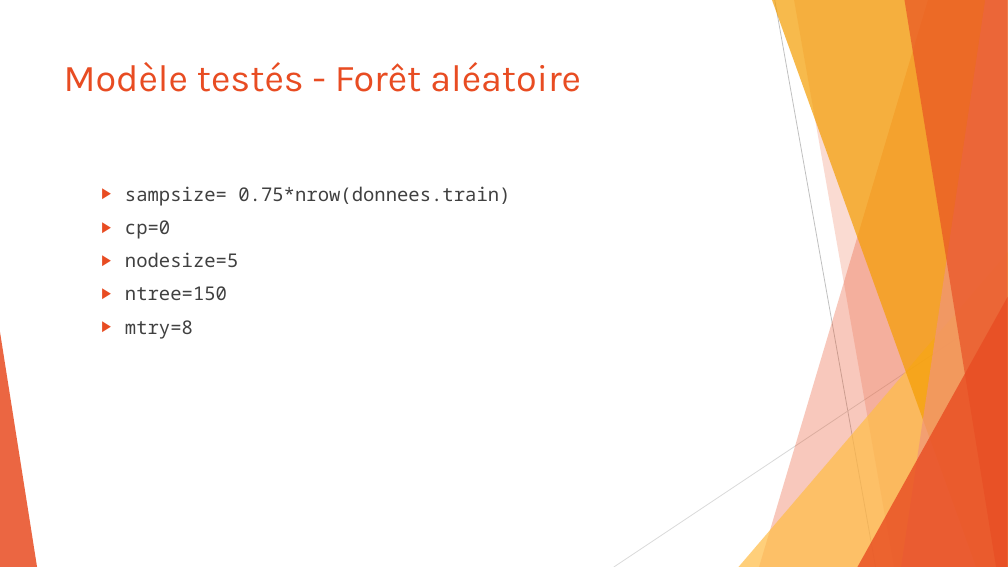
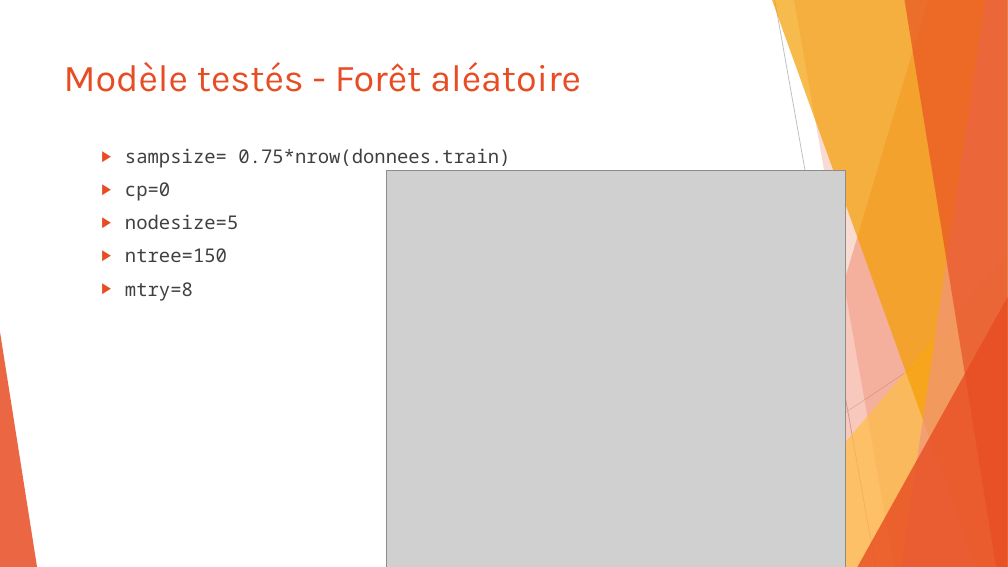
Before and after one commit to SamuelProvencher/TP-Apprentissage, a slide deck: slide 16 of PP.pptx (slide 17 before the commit). Drawn at 1008x567 pixels with LibreOffice and Linux fonts; fonts in the diff are those of the drawing; grey boxes stand for pictures. Boxes give left, top, right and bottom in pixels: in the first picture for what was removed or moved away, otherwise in the second. Text is boxed around its words. In the diff, an @@ line names an element or a change of style, - is before the commit and + after.

```diff
--- a/PP.pptx
+++ b/PP.pptx
@@ text "sampsize= 0.75*nrow(donnees.train)": place and size @@
-text "sampsize= 0.75*nrow(donnees.train)" at bbox=[125, 186, 510, 339]
+text "sampsize= 0.75*nrow(donnees.train)" at bbox=[125, 148, 510, 301]
@@ picture added at bbox=[386, 170, 845, 567] @@
```
Also in this commit, not shown: 28 other slides changed, 5 slides removed.
